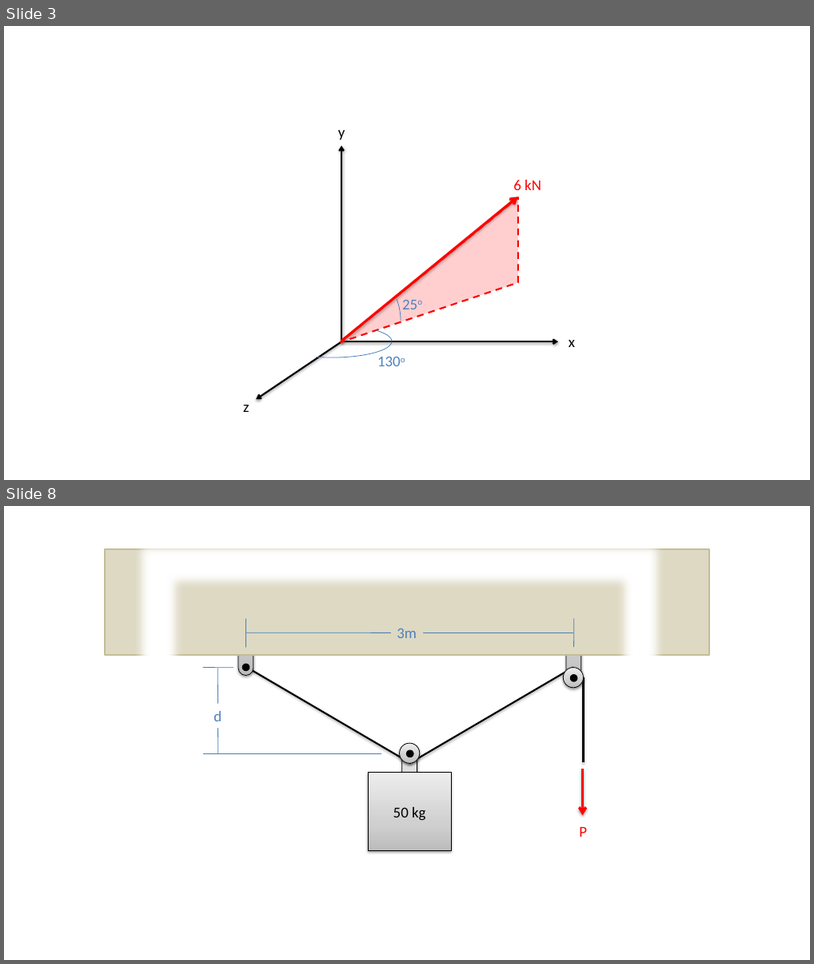
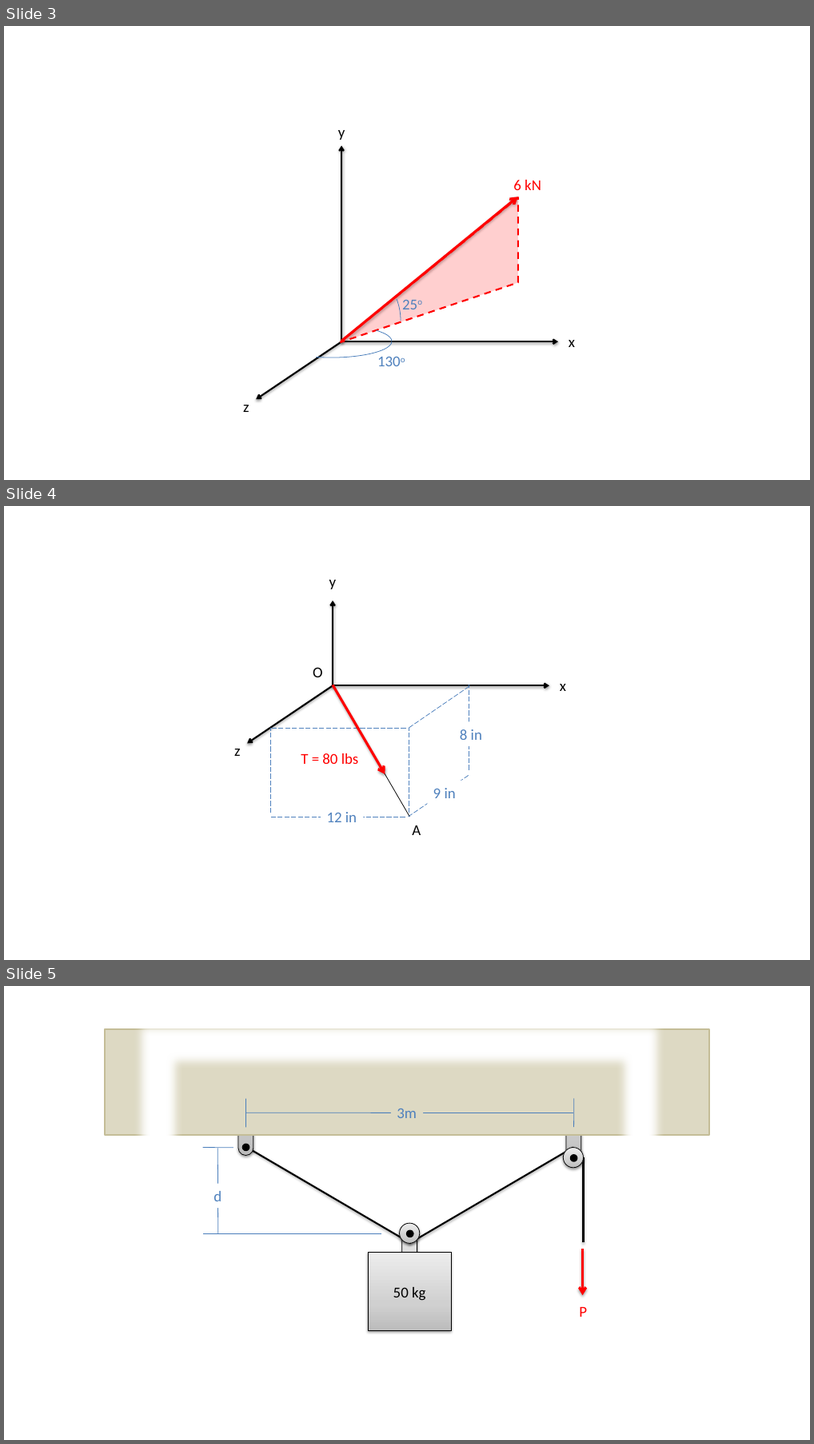
Before and after one commit to JacobMoore/mechanics_textbook, a slide deck: Homework Problems/Homework_Diagrams.pptx. Shown one above the other, each under a label of ours: slides 3 and 8 before the commit, slides 3, 4 and 5 after it; the slides between them are not shown. The pictures are 814x964 and 814x1444 pixels, drawn with LibreOffice and Linux fonts; fonts in the diff are those of the drawing. Boxes give left, top, right and bottom in pixels: in the first picture for what was removed or moved away, otherwise in the second. Text is boxed around its words. In the diff, an @@ line names an element or a change of style, - is before the commit and + after.

```diff
--- a/Homework Problems/Homework_Diagrams.pptx
+++ b/Homework Problems/Homework_Diagrams.pptx
@@ slide 4 added at box(4, 506, 810, 960), background #FFFFFF @@
@@ text added at box(330, 580, 337, 589), 18 pt, text #000000 @@
+y
@@ arrow added from (333, 686) to (333, 600), #000000 2 pt @@
@@ text added at box(313, 667, 323, 677), 18 pt, text #000000 @@
+O
@@ arrow added from (333, 686) to (247, 743), #000000 2 pt @@
@@ arrow added from (333, 686) to (550, 686), #000000 2 pt @@
@@ line added from (333, 684) to (410, 816), #000000 0.75 pt @@
@@ arrow added from (333, 685) to (385, 774), #FF0000 3 pt @@
@@ line added from (410, 728) to (470, 686), #4F81BD 0.75 pt dashed @@
@@ line added from (470, 770) to (470, 685), #4F81BD 0.75 pt dashed @@
@@ text added at box(560, 684, 566, 691), 18 pt, text #000000 @@
+x
@@ line added from (270, 812) to (270, 728), #4F81BD 0.75 pt dashed @@
@@ line added from (272, 728) to (407, 728), #4F81BD 0.75 pt dashed @@
@@ line added from (410, 812) to (410, 728), #4F81BD 0.75 pt dashed @@
@@ text added at box(460, 729, 482, 740), 18 pt, text #4F81BD @@
+8 in
@@ text added at box(234, 748, 240, 756), 18 pt, text #000000 @@
+z
@@ text added at box(301, 753, 359, 764), 18 pt, text #FF0000 @@
+T = 80 lbs
@@ line added from (409, 816) to (469, 776), #4F81BD 0.75 pt dashed @@
@@ text added at box(434, 788, 456, 798), 18 pt, text #4F81BD @@
+9 in
@@ line added from (270, 816) to (406, 816), #4F81BD 0.75 pt dashed @@
@@ text added at box(327, 812, 357, 822), 18 pt, text #4F81BD @@
+12 in
@@ text added at box(412, 825, 421, 835), 18 pt, text #000000 @@
+A
@@ what was slide 8 is now slide 5 @@
```
Also in this commit, not shown: 6 other slides added, 7 other files.
